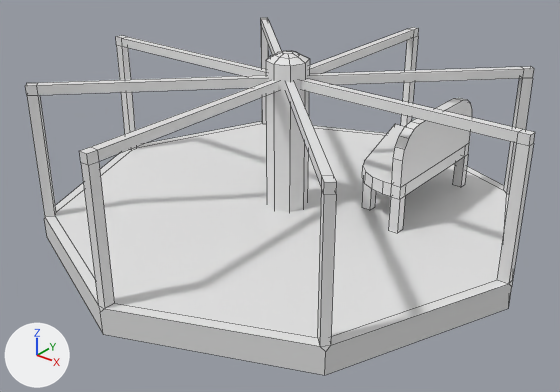
Before and after pictures for a commit that changed the Blender file Zhanel/LowPoly.blend.
The view is the same before and after, from a 50 mm lens placed at (8.29, -10.58, 8.68), pointed at (-0.03, -0.18, 2.23). Arrows for +X, +Y and +Z are at lower left; the lights stay in place. Mesh edges are drawn as thin lines.
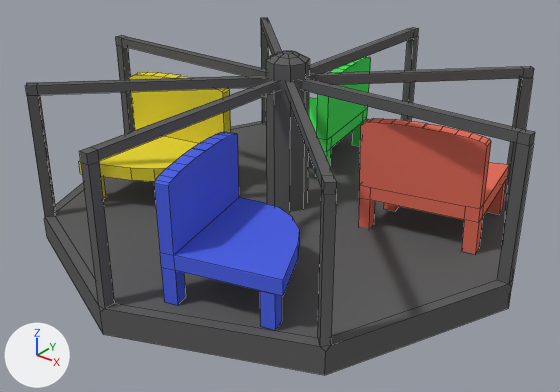
Pixel boxes [x1, y1, x2, y2] of what changed, in the pictures (560 x 392 px):
```json
{"object": "Cube", "change": "recoloured", "before": [25, 18, 535, 375], "after": [25, 18, 535, 375], "on screen": "white to grey"}
{"object": "Cube.004", "change": "added", "after": [154, 132, 300, 330], "on screen": "blue"}
{"object": "Cube.005", "change": "added", "after": [359, 118, 509, 254], "on screen": "red"}
{"object": "Cube.001", "change": "deleted", "before": [362, 98, 472, 233]}
{"object": "Cube.003", "change": "added", "after": [79, 72, 231, 199], "on screen": "yellow"}
{"object": "Cube.002", "change": "added", "after": [309, 57, 371, 176], "on screen": "green"}
```

Edits to the scene script, one JSON object a line:
```json
{"op": "set", "path": "mat_material", "old": "principled_material('Material')", "new": "diffuse_material('Material')"}
{"op": "set", "path": "mat_material.base_color", "old": "(0.8, 0.8, 0.8)", "new": "(0.122, 0.122, 0.122)", "note": "white #e7e7e7 -> dark grey #626262"}
{"op": "add", "block": "mat_material_001", "code": ["mat_material_001 = diffuse_material('Material.001')", "mat_material_001.base_color = (0.8, 0.168, 0.114)  # red #e7725f"]}
{"op": "add", "block": "mat_material_004", "code": ["mat_material_004 = diffuse_material('Material.004')", "mat_material_004.base_color = (0.0817, 0.131, 0.801)  # blue #5165e7"]}
{"op": "add", "block": "mat_material_003", "code": ["mat_material_003 = diffuse_material('Material.003')", "mat_material_003.base_color = (0.801, 0.677, 0.0413)  # yellow #e7d739"]}
{"op": "add", "block": "mat_material_002", "code": ["mat_material_002 = diffuse_material('Material.002')", "mat_material_002.base_color = (0.0757, 0.801, 0.125)  # green #4ee763"]}
{"op": "add", "block": "me_cube_005", "code": ["me_cube_005 = bpy.data.meshes.new('Cube.005')", "me_cube_005.from_pydata(...)  # 78 vertices, 52 faces; spans x -1.0..1.3, y -1.0..1.0, z -5.8..10.8", "me_cube_005.materials.append(mat_material_001)  # red #e7725f"]}
{"op": "add", "block": "me_cube_004", "code": ["me_cube_004 = bpy.data.meshes.new('Cube.004')", "me_cube_004.from_pydata(...)  # 78 vertices, 52 faces; spans x -1.0..1.3, y -1.0..1.0, z -5.8..10.8", "me_cube_004.materials.append(mat_material_004)  # blue #5165e7"]}
{"op": "add", "block": "me_cube_003", "code": ["me_cube_003 = bpy.data.meshes.new('Cube.003')", "me_cube_003.from_pydata(...)  # 78 vertices, 52 faces; spans x -1.0..1.3, y -1.0..1.0, z -5.8..10.8", "me_cube_003.materials.append(mat_material_003)  # yellow #e7d739"]}
{"op": "add", "block": "me_cube_002", "code": ["me_cube_002 = bpy.data.meshes.new('Cube.002')", "me_cube_002.from_pydata(...)  # 78 vertices, 52 faces; spans x -1.0..1.3, y -1.0..1.0, z -5.8..10.8", "me_cube_002.materials.append(mat_material_002)  # green #4ee763"]}
{"op": "remove", "block": "ob_cube_001", "code": ["ob_cube_001 = bpy.data.objects.new('Cube.001', me_cube_001)", "ob_cube_001.location = (8.01, 1.61, 2.33)", "ob_cube_001.scale = (0.756, 0.756, 0.756)"]}
{"op": "add", "block": "ob_cube_005", "code": ["ob_cube_005 = bpy.data.objects.new('Cube.005', me_cube_005)", "ob_cube_005.location = (2.45, 1.34, 2.76)", "ob_cube_005.rotation_euler = (0.0128, 0.0204, -1.388)  # degrees (0.7, 1.2, -80)", "ob_cube_005.scale = (0.876, 1.08, 0.128)"]}
{"op": "add", "block": "ob_cube_004", "code": ["ob_cube_004 = bpy.data.objects.new('Cube.004', me_cube_004)", "ob_cube_004.location = (1.45, -2.55, 2.78)", "ob_cube_004.rotation_euler = (-6.28, 0.00559, 9.686)  # degrees (-360, 0.3, 195)", "ob_cube_004.scale = (0.876, 1.08, 0.128)"]}
{"op": "add", "block": "ob_cube_003", "code": ["ob_cube_003 = bpy.data.objects.new('Cube.003', me_cube_003)", "ob_cube_003.location = (-2.18, -1.38, 2.78)", "ob_cube_003.rotation_euler = (0.00404, -0.013, 1.775)  # degrees (0.2, -0.7, 102)", "ob_cube_003.scale = (0.876, 1.08, 0.128)"]}
{"op": "add", "block": "ob_cube_002", "code": ["ob_cube_002 = bpy.data.objects.new('Cube.002', me_cube_002)", "ob_cube_002.location = (-1.38, 2.26, 2.76)", "ob_cube_002.rotation_euler = (0.00752, 0.0131, 0.188)  # degrees (0.4, 0.8, 11)", "ob_cube_002.scale = (0.876, 1.08, 0.128)"]}
```
